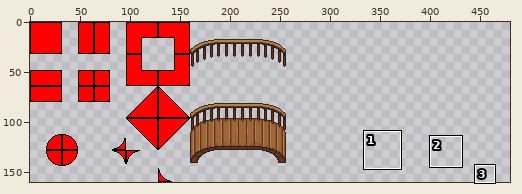
One commit to this sprite sheet: src/Ressources/Images/collision_final.png. Above: a wide view before the commit, with the close-up outlined.
Close-up. Earlier state:
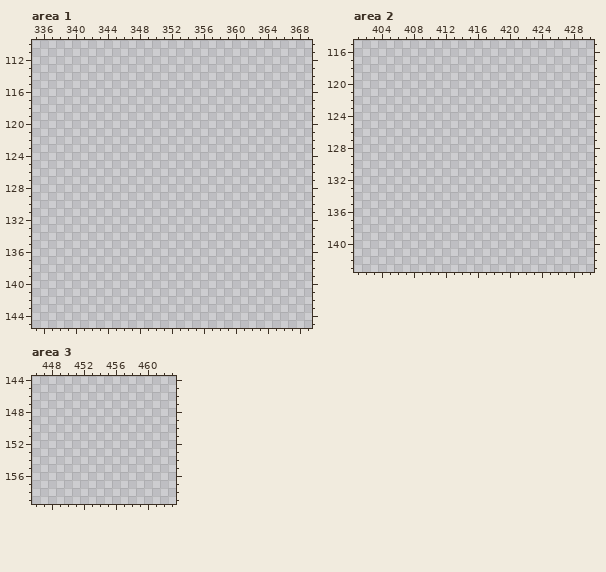
The file is 480x160 pixels. Pixels under 10% opacity are left out. Colours within 5 levels of each other are drawn and written as one. Shown: area 1: x 335..369, y 110..145; area 2: x 401..430, y 115..143; area 3: x 446..463, y 144..159. The commit also changed other parts of the picture, which this record leaves out.
And afterwards:
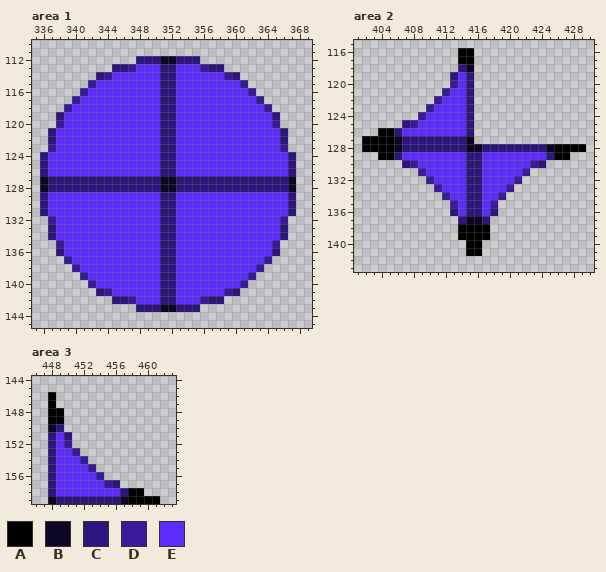
Palette (. is transparent): A #000000  B #0d0626  C #2d157f  D #391a9e  E #5c2bff
What changed:
Changed rows in their new state; - is an unchanged pixel.
Area 1:
first column x 336:
112 ------------CCCBBCCC------------
113 ---------CCDEEECCEEEDCC---------
114 -------CDEEEEEECCEEEEEEDC-------
115 ------DEEEEEEEECCEEEEEEEED------
116 -----DEEEEEEEEECCEEEEEEEEED-----
117 ----DEEEEEEEEEECCEEEEEEEEEED----
118 ---DEEEEEEEEEEECCEEEEEEEEEEED---
119 --CEEEEEEEEEEEECCEEEEEEEEEEEEC--
120 --DEEEEEEEEEEEECCEEEEEEEEEEEED--
121 -CEEEEEEEEEEEEECCEEEEEEEEEEEEEC-
122 -CEEEEEEEEEEEEECCEEEEEEEEEEEEEC-
123 -DEEEEEEEEEEEEECCEEEEEEEEEEEEED-
124 CEEEEEEEEEEEEEECCEEEEEEEEEEEEEEC
125 CEEEEEEEEEEEEEECCEEEEEEEEEEEEEEC
126 CEEEEEEEEEEEEEECCEEEEEEEEEEEEEEC
127 BCCCCCCCCCCCCCCBBCCCCCCCCCCCCCCB
128 BCCCCCCCCCCCCCCBBCCCCCCCCCCCCCCB
129 CEEEEEEEEEEEEEECCEEEEEEEEEEEEEEC
130 CEEEEEEEEEEEEEECCEEEEEEEEEEEEEEC
131 CEEEEEEEEEEEEEECCEEEEEEEEEEEEEEC
132 -DEEEEEEEEEEEEECCEEEEEEEEEEEEED-
133 -CEEEEEEEEEEEEECCEEEEEEEEEEEEEC-
134 -CEEEEEEEEEEEEECCEEEEEEEEEEEEEC-
135 --DEEEEEEEEEEEECCEEEEEEEEEEEED--
136 --CEEEEEEEEEEEECCEEEEEEEEEEEEC--
137 ---DEEEEEEEEEEECCEEEEEEEEEEED---
138 ----DEEEEEEEEEECCEEEEEEEEEED----
139 -----DEEEEEEEEECCEEEEEEEEED-----
140 ------DEEEEEEEECCEEEEEEEED------
141 -------CDEEEEEECCEEEEEEDC-------
142 ---------CCDEEECCEEEDCC---------
143 ------------CCCBBCCC------------
Area 2:
first column x 402:
116 ------------AA--------------
117 ------------AA--------------
118 ------------CB--------------
119 -----------CEC--------------
120 -----------DEC--------------
121 ----------DEEC--------------
122 ---------DEEEC--------------
123 --------DEEEEC--------------
124 -------DEEEEEC--------------
125 -----CDEEEEEEC--------------
126 --AACEEEEEEEEC--------------
127 AAAABCCCCCCCCB--------------
128 AAAABCCCCCCCCBBCCCCCCCCBAAAA
129 --AACEEEEEEEECCEEEEEEEECAA--
130 -----CDEEEEEECCEEEEEEDC-----
131 -------DEEEEECCEEEEED-------
132 --------DEEEECCEEEED--------
133 ---------DEEECCEEED---------
134 ----------DEECCEED----------
135 -----------DECCED-----------
136 -----------CECCEC-----------
137 ------------CBBC------------
138 ------------AAAA------------
139 ------------AAAA------------
140 -------------AA-------------
141 -------------AA-------------
Area 3:
first column x 448:
146 A-------------
147 A-------------
148 AA------------
149 AA------------
150 BC------------
151 CEC-----------
152 CED-----------
153 CEED----------
154 CEEED---------
155 CEEEED--------
156 CEEEEED-------
157 CEEEEEEDC-----
158 CEEEEEEEECAA--
159 BCCCCCCCCBAAAA
Boxes around the changes in both close-ups, in picture pixels (x1, y1, x2, y2):
added: (40, 56, 296, 312)
added: (362, 48, 586, 256)
added: (48, 392, 160, 504)
